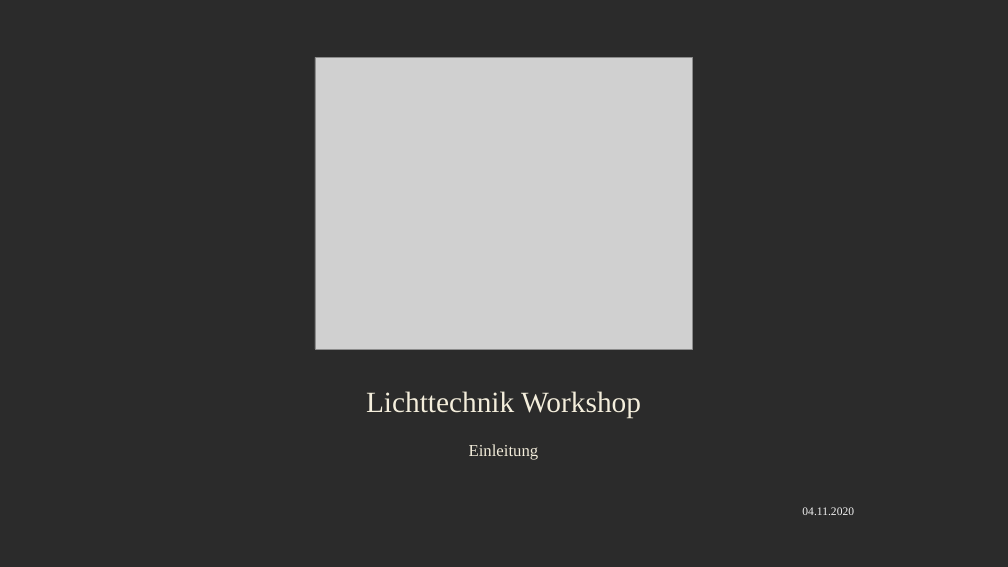
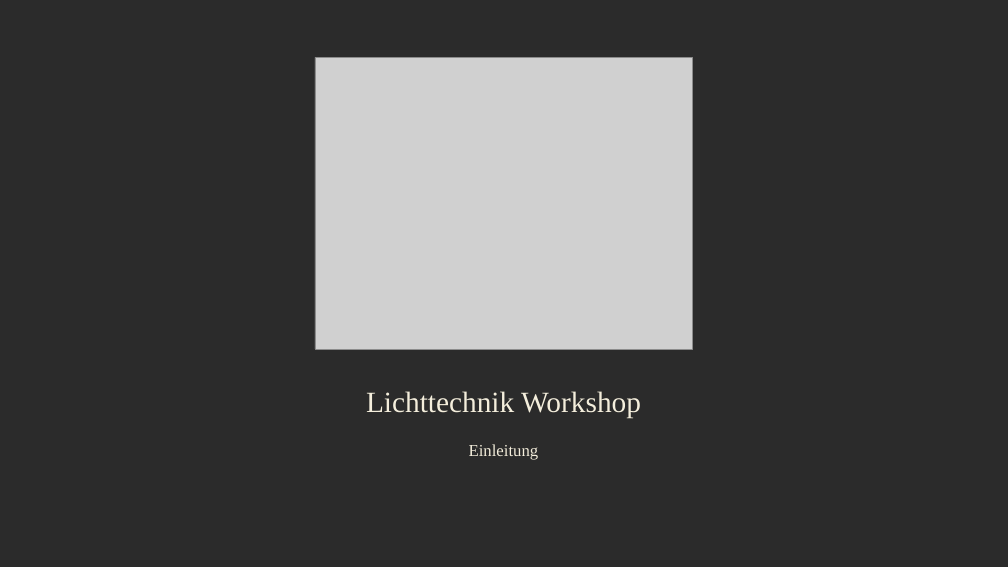
Before and after one commit to AnnoyedSandwich/Onyx-Tutorial, a slide deck: slide 1 of Lichttechnik Workshop.odp. Drawn at 1008x567 pixels with LibreOffice and Linux fonts; fonts in the diff are those of the drawing; grey boxes stand for pictures; background and template pictures are left out; a plain dark background stands for a picture behind light text. Boxes give left, top, right and bottom in pixels: in the first picture for what was removed or moved away, otherwise in the second. Text is boxed around its words. In the diff, an @@ line names an element or a change of style, - is before the commit and + after.

```diff
--- a/Lichttechnik Workshop.odp
+++ b/Lichttechnik Workshop.odp
@@ text removed at <box>802,507,854,515</box> @@
-04.11.2020
```
Also in this commit, not shown: 4 other slides changed.
